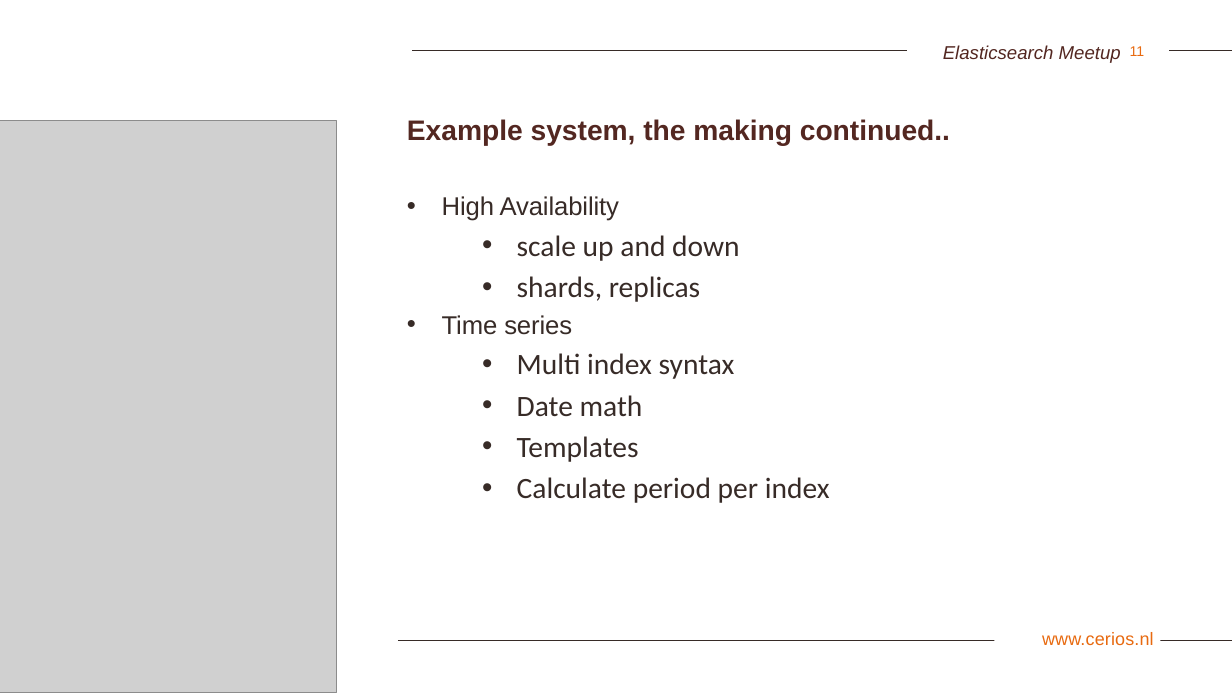
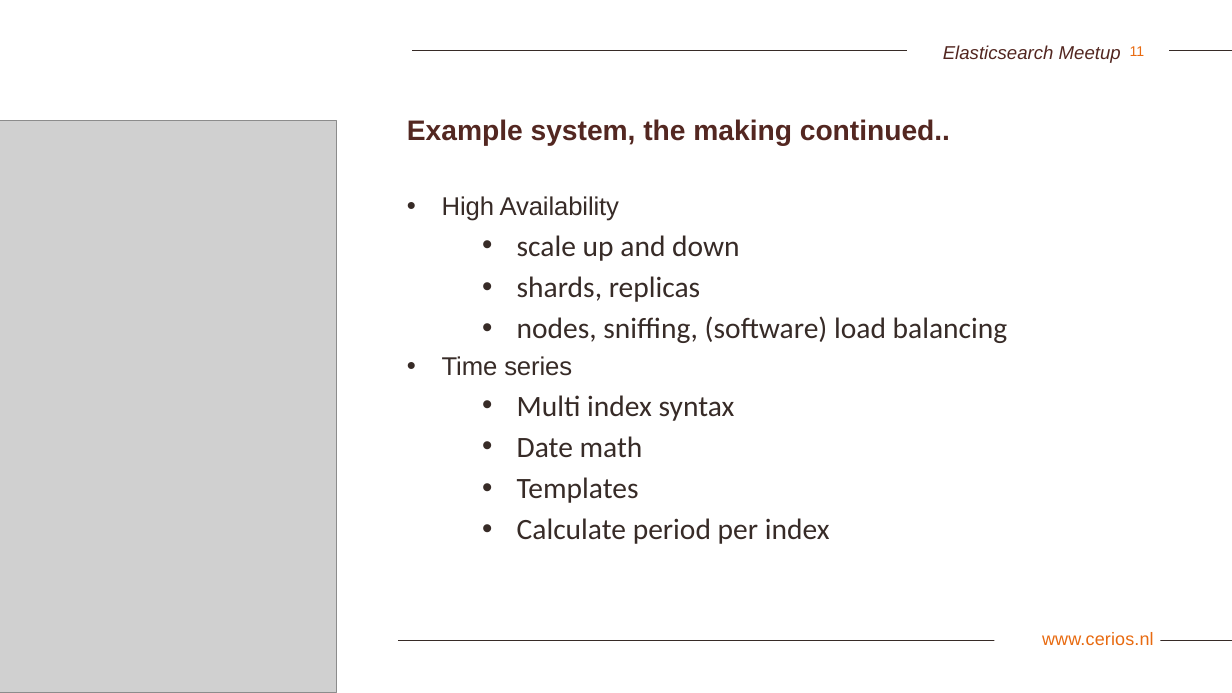
Before and after one commit to rpbouw/es-meetup, a slide deck: slide 11 of presentation/Elasticsearch-meetup-2019-03.pptx. Drawn at 1232x693 pixels with LibreOffice and Linux fonts; fonts in the diff are those of the drawing; grey boxes stand for pictures; background and template pictures are left out. Boxes give left, top, right and bottom in pixels: in the first picture for what was removed or moved away, otherwise in the second. Text is boxed around its words. In the diff, an @@ line names an element or a change of style, - is before the commit and + after.

Commit message:
updated ppt

```diff
--- a/presentation/Elasticsearch-meetup-2019-03.pptx
+++ b/presentation/Elasticsearch-meetup-2019-03.pptx
@@ text at (x1=517, y1=316, x2=1008, y2=343): paragraph added @@
+  • nodes, sniffing, (software) load balancing
```
